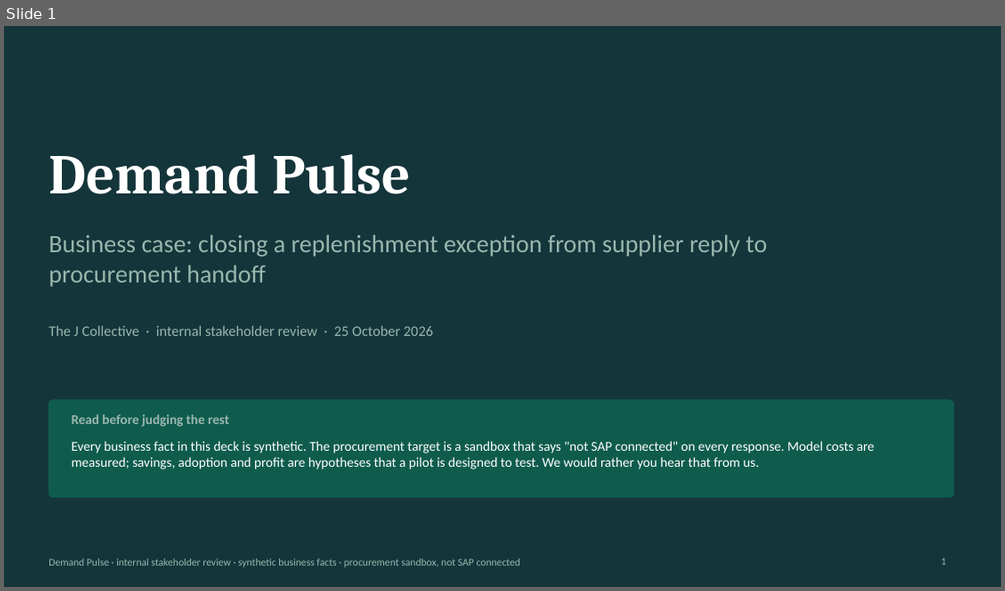
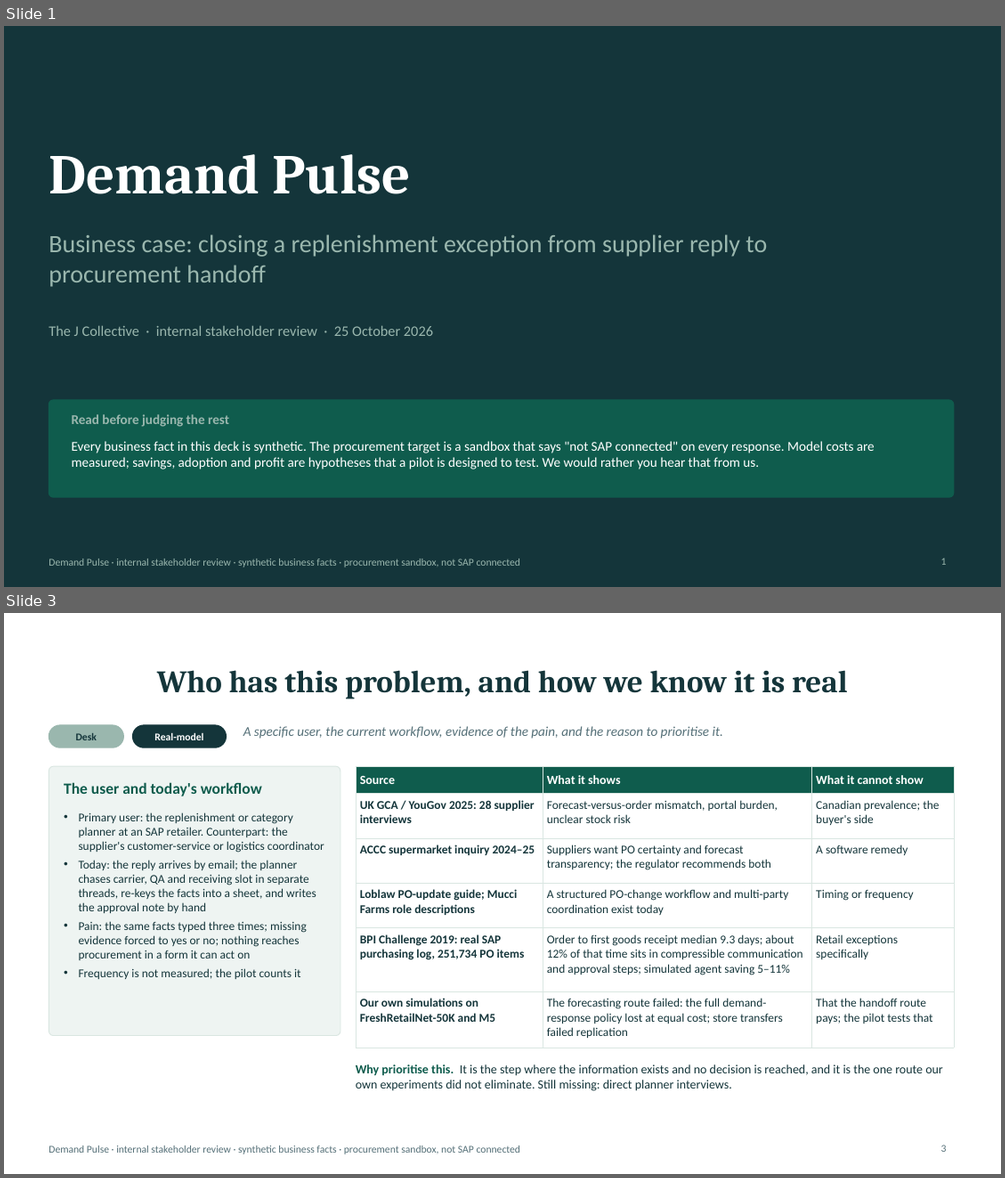
Before and after one commit to logisticPM/sap, a slide deck: presentations/SAP_Demand_Pulse_Business_Case_Deck.pptx. Shown one above the other, each under a label of ours: slide 1 before the commit, slides 1 and 3 after it; the slides between them are not shown. The pictures are 1005x591 and 1005x1178 pixels, drawn with LibreOffice and Linux fonts; fonts in the diff are those of the drawing. Boxes give left, top, right and bottom in pixels: in the first picture for what was removed or moved away, otherwise in the second. Text is boxed around its words. In the diff, an @@ line names an element or a change of style, - is before the commit and + after.

```diff
--- a/presentations/SAP_Demand_Pulse_Business_Case_Deck.pptx
+++ b/presentations/SAP_Demand_Pulse_Business_Case_Deck.pptx
@@ slide 3 added at bbox=[4, 613, 1001, 1174], background #FFFFFF @@
@@ title added at bbox=[157, 670, 848, 698], 30 pt, text #14353A, bold @@
+Who has this problem, and how we know it is real
@@ rounded rectangle added at bbox=[48, 725, 123, 747], fill #9AB7AE, outline #9AB7AE 1 pt @@
@@ text added at bbox=[76, 733, 97, 740], 10 pt, text #14353A, bold @@
+Desk
@@ rounded rectangle added at bbox=[133, 725, 226, 747], fill #14353A, outline #14353A 1 pt @@
@@ text added at bbox=[154, 732, 203, 740], 10 pt, text #FFFFFF, bold @@
+Real-model
@@ text added at bbox=[243, 726, 723, 738], 13 pt, text #557078, italic @@
+A specific user, the current workflow, evidence of the pain, and the reason to prioritise it.
@@ rounded rectangle added at bbox=[48, 766, 340, 1036], fill #EEF4F2, outline #D9E6E1 0.75 pt @@
@@ table added at bbox=[356, 766, 954, 1041], 6 rows, 3 columns @@
+Source | What it shows | What it cannot show
+UK GCA / YouGov 2025: 28 supplier interviews | Forecast-versus-order mismatch, portal burden, unclear stock risk | Canadian prevalence; the buyer's side
+ACCC supermarket inquiry 2024–25 | Suppliers want PO certainty and forecast transparency; the regulator recommends both | A software remedy
+Loblaw PO-update guide; Mucci Farms role descriptions | A structured PO-change workflow and multi-party coordination exist today | Timing or frequency
+BPI Challenge 2019: real SAP purchasing log, 251,734 PO items | Order to first goods receipt median 9.3 days; about 12% of that time sits in compressible communication and approval steps; simulated agent saving 5–11% | Retail exceptions specifically
+Our own simulations on FreshRetailNet-50K and M5 | The forecasting route failed: the full demand-response policy lost at equal cost; store transfers failed replication | That the handoff route pays; the pilot tests that
@@ text added at bbox=[64, 782, 262, 796], 15 pt, text #0F5C4D, bold @@
+The user and today's workflow
@@ text added at bbox=[79, 812, 324, 979], 11.5 pt, text #14353A @@
+• Primary user: the replenishment or category planner at an SAP retailer. Counterpart: the supplier's customer-service or logistics coordinator
+• Today: the reply arrives by email; the planner chases carrier, QA and receiving slot in separate threads, re-keys the facts into a sheet, and writes the approval note by hand
+• Pain: the same facts typed three times; missing evidence forced to yes or no; nothing reaches procurement in a form it can act on
+• Frequency is not measured; the pilot counts it
@@ text added at bbox=[356, 1064, 943, 1091], 12 pt, text #14353A @@
+Why prioritise this. It is the step where the information exists and no decision is reached, and it is the one route our own experiments did not eliminate. Still missing: direct planner interviews.
@@ text added at bbox=[48, 1145, 521, 1154], 10 pt, text #557078 @@
+Demand Pulse · internal stakeholder review · synthetic business facts · procurement sandbox, not SAP connected
@@ page number added at bbox=[941, 1144, 947, 1151], 10 pt, text #557078 @@
+3
```
Also in this commit, not shown: 6 slides changed, 4 other slides added, 9 slides removed, 9 other files.
